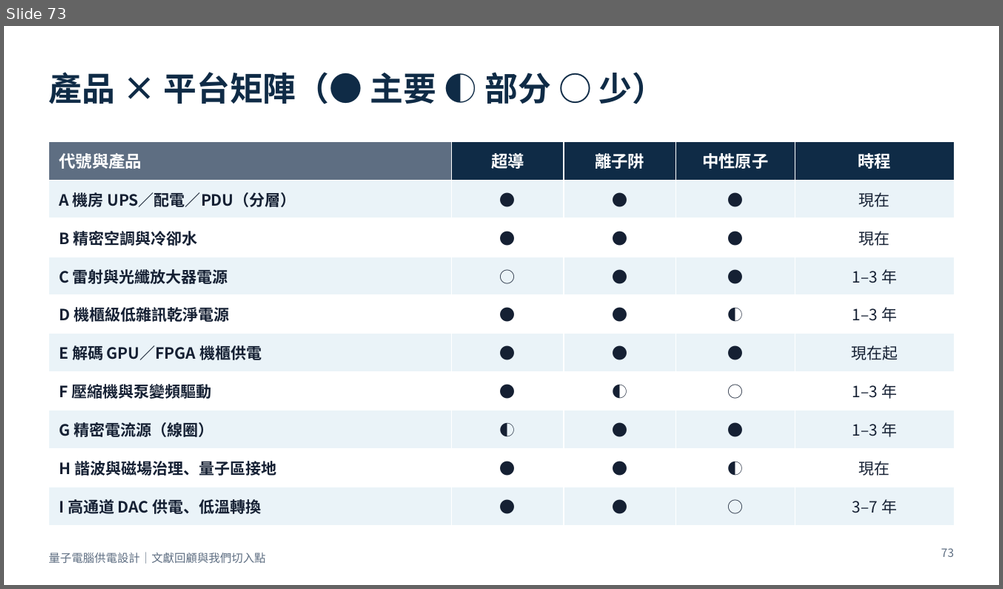
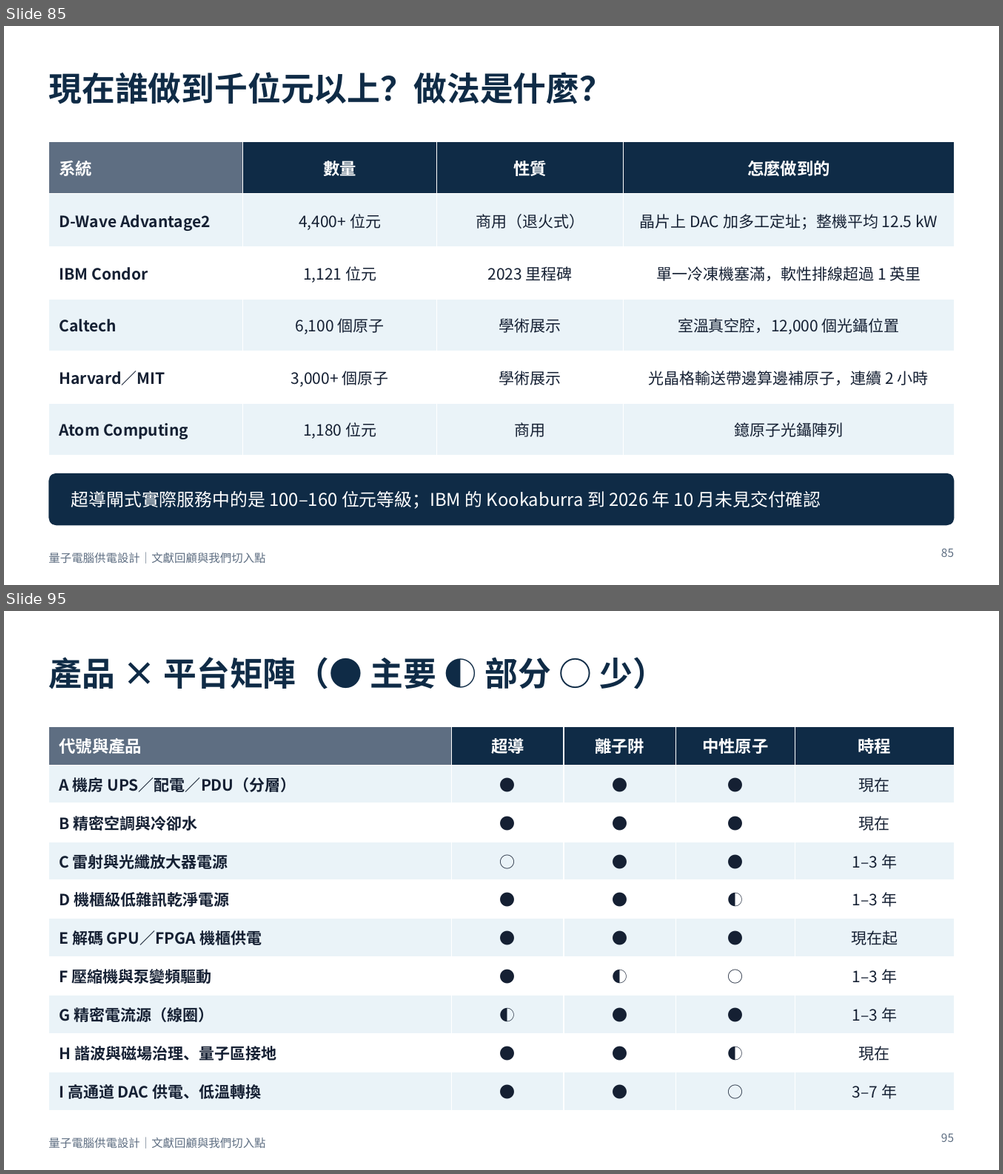
Before and after one commit to pcpcchen-coder/QuantumComputing, a slide deck: slides/output/qc-power-supply.pptx. Shown one above the other, each under a label of ours: slide 73 before the commit, slides 85 and 95 after it; the slides between them are not shown. The pictures are 1003x589 and 1003x1174 pixels, drawn with LibreOffice and Linux fonts; fonts in the diff are those of the drawing. Boxes give left, top, right and bottom in pixels: in the first picture for what was removed or moved away, otherwise in the second. Text is boxed around its words. In the diff, an @@ line names an element or a change of style, - is before the commit and + after.

```diff
--- a/slides/output/qc-power-supply.pptx
+++ b/slides/output/qc-power-supply.pptx
@@ slide 85 added at (4,26,999,585), background #FFFFFF; not listed: 1 template element that a slide beside it also shows @@
@@ title added at (48,72,612,104), 32 pt, text #0F2B46, bold @@
+現在誰做到千位元以上？做法是什麼？
@@ table added at (48,141,954,443), 6 rows, 4 columns @@
+系統 | 數量 | 性質 | 怎麼做到的
+D-Wave Advantage2 | 4,400+ 位元 | 商用（退火式） | 晶片上 DAC 加多工定址；整機平均 12.5 kW
+IBM Condor | 1,121 位元 | 2023 里程碑 | 單一冷凍機塞滿，軟性排線超過 1 英里
+Caltech | 6,100 個原子 | 學術展示 | 室溫真空腔，12,000 個光鑷位置
+Harvard／MIT | 3,000+ 個原子 | 學術展示 | 光晶格輸送帶邊算邊補原子，連續 2 小時
+Atom Computing | 1,180 位元 | 商用 | 鐿原子光鑷陣列
@@ rounded rectangle added at (48,474,954,526), fill #0F2B46 @@
@@ text added at (71,491,821,509), 17 pt, text #FFFFFF @@
+超導閘式實際服務中的是 100–160 位元等級；IBM 的 Kookaburra 到 2026 年 10 月未見交付確認
@@ page number added at (941,548,953,557), 11 pt, text #5E6E82 @@
+85
@@ what was slide 73 is now slide 95 @@
@@ page number at (941,1133,953,1142): text changed @@
-73
+95
```
Also in this commit, not shown: 1 slide changed, 21 other slides added, 4 other files.
